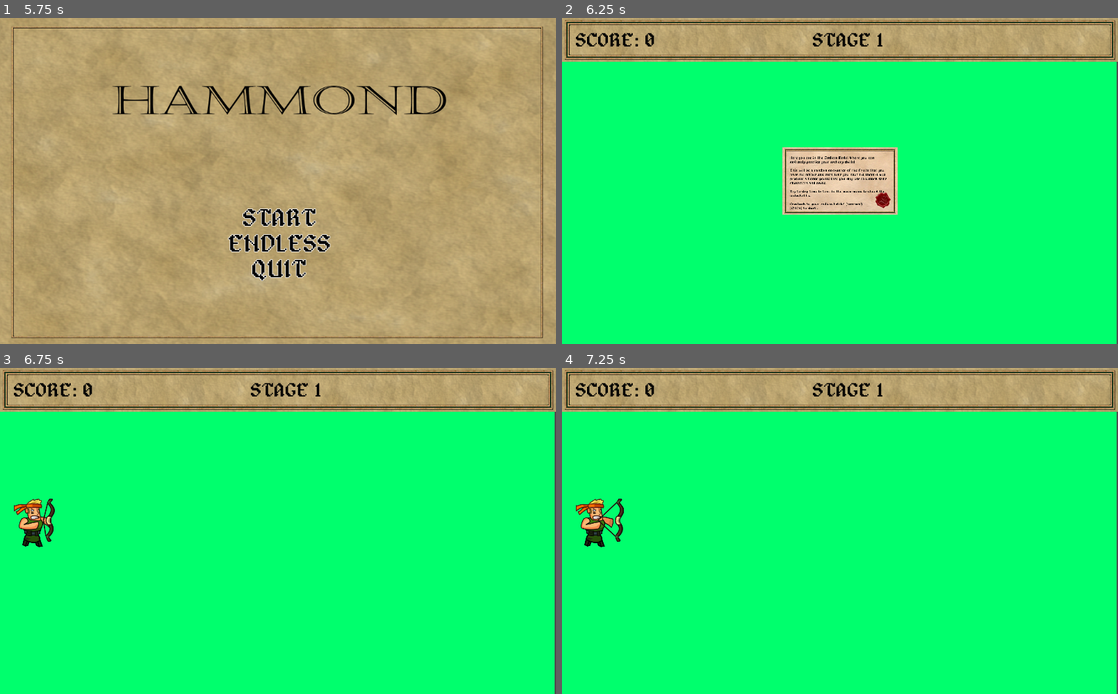
Above: before the commit, frames 1-4 (two rows, left to right).
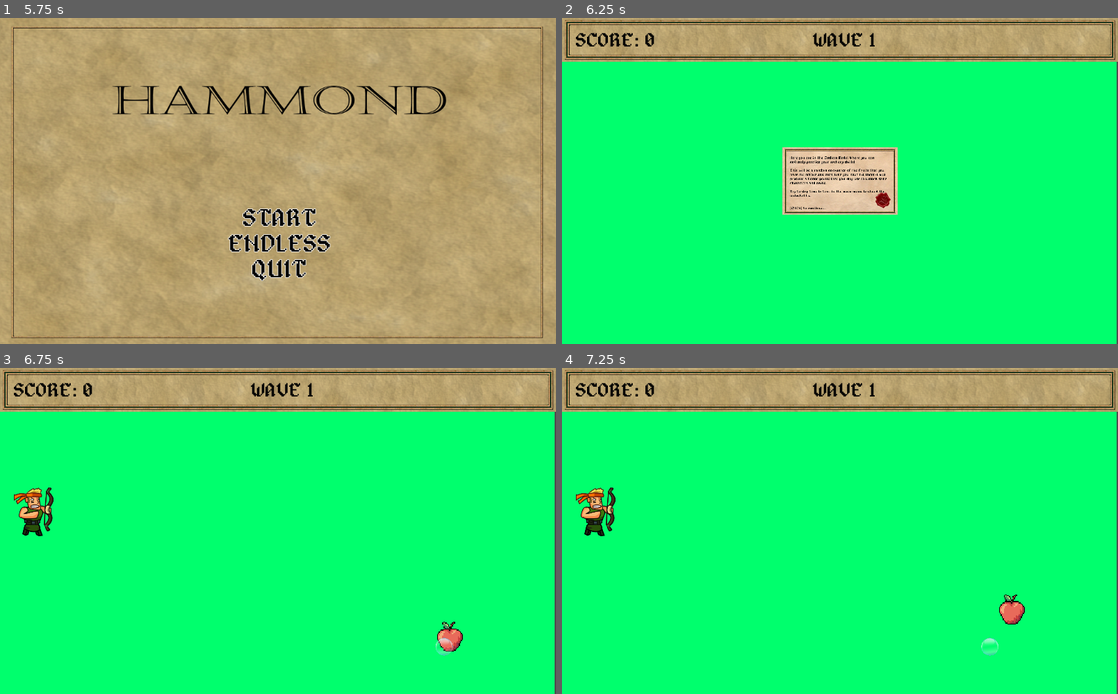
Above: after the commit, the same moments.

Repository: lpancho/ArrowMan
Game: Godot game, scene res://scenes/menu/MainMenu.tscn
Two runs of this game, one before a commit and one after it. Both use one fixed random seed, a clock stepped at 60 frames per second and the inputs below.
Inputs (mouse positions are in pixels of both pictures, inside the frame that each line leads up to):
- Up to frame 1 (5.75 s): tap Enter at 0.5, 2, 3.5 s; move the mouse to (400, 164) at 0.52 s; hold Space (ui_select) 0.53-1.28 s; move the mouse to (166, 197) at 1.27 s; tap Space (ui_select) at 1.35, 1.52, 1.82, 2.85, 3.02, 3.32, 4.35, 4.52, 4.82 s; move the mouse to (333, 109) at 2.02 s; hold Space (ui_select) 2.03-2.78 s; move the mouse to (250, 246) at 2.77 s; move the mouse to (444, 229) at 3.52 s; hold Space (ui_select) 3.53-4.28 s; move the mouse to (111, 132) at 4.27 s; move the mouse to (305, 181) at 5.02 s; hold Space (ui_select) from 5.03 s (still down)
- Up to frame 2 (6.25 s): move the mouse to (756, 99) at 5.77 s; release Space (ui_select) at 5.78 s; tap Space (ui_select) at 5.85, 6.02 s
- Up to frame 3 (6.75 s): tap Space (ui_select) at 6.32 s; move the mouse to (400, 514) at 6.52 s; hold Space (ui_select) from 6.53 s (still down)
- Up to frame 4 (7.25 s): keep holding Space (ui_select)

Frame 1 is identical in both runs. In frame 2, 0.4% of the frame differs, in the area x 41-58%, y 4-59%; in frame 3, 1.5%; in frame 4, 1.6%, in the area x 2-84%, y 4-89%.

Commit message:
Fixed fruit spawining

Diff:
--- a/scenes/menu/MainMenu.tscn
+++ b/scenes/menu/MainMenu.tscn
@@ -43,7 +43,6 @@
 shape = SubResource( 2 )
 
 [node name="Endless" type="Label" parent="VBoxContainer"]
-editor/display_folded = true
 margin_top = 47.0
 margin_right = 188.0
 margin_bottom = 90.0
--- a/scripts/EndlessStage.gd
+++ b/scripts/EndlessStage.gd
@@ -4,13 +4,36 @@
 var playerScene = null
 var player = null
 
+var spawnerScene = null
+var spawners = Array()
+
+var max_spawn = 2
+var spawn_count = 0
+
 # onready variables
-onready var enemy_container = $Enemy_Container
+onready var fruit_container = $Enemy_Container
 var current_scene = "EndlessStage"
+
+# Spawner Position
+enum position_type {top, bottom, right}
+# Fruit list
+var possible_fruits_to_create = 1
+var fruits_scn = [
+	"res://scenes/fruits/Apple.tscn",
+	"res://scenes/fruits/Banana.tscn",
+	"res://scenes/fruits/Cherry.tscn",
+	"res://scenes/fruits/Grapes.tscn",
+	"res://scenes/fruits/Kiwi.tscn",
+	"res://scenes/fruits/Pineapple.tscn",
+	"res://scenes/fruits/Strawberry.tscn",
+	"res://scenes/fruits/Unripe_Grapes.tscn"
+];
 
 # Called when the node enters the scene tree for the first time.
 func _ready():
+	spawnerScene = load("res://scenes/misc/Spawner.tscn")
 	playerScene = load("res://scenes/characters/Hammond.tscn")
+	get_tree().get_root().get_node(current_scene + "/GUI").update_endless_stage()
 	$ChallengePanel.show_endless_mode_message()
 	set_process(false)
 	pass
@@ -22,37 +45,62 @@
 		# checks if there are active arrows in the screen
 		var is_there_an_active_arrow = get_tree().get_nodes_in_group("Arrows").size() == 0
 
-		# GAME OVER
+		# MOVE TO NEXT WAVE
 		# player is playing
-		# player have 0 arrows
+		# player no enemies in the screen
 		# no moving arrows in the screen
-		if player.state == "PLAYING" && globals.get_arrows() == 0 && is_there_an_active_arrow:
-			# remove player
-			player.queue_free()
-			player = null
+		if player.state == "PLAYING" && spawn_count == max_spawn && fruit_container.get_child_count() == 0 && is_there_an_active_arrow:
+			# show game over message
+			globals.set_wave(globals.get_wave() + 1)
+			get_tree().get_root().get_node(current_scene + "/GUI").update_endless_stage()
 
-			# remove enemies
-			for enemy in enemy_container.get_children():
-				enemy.queue_free()
+			var current_wave = globals.get_wave()
+			if current_wave < 10:
+				AddFruitSpawner()
+				# Adjust max spawn every new wave
+				max_spawn = max_spawn + int(max_spawn * 1.5)
+				prints("max_spawn", max_spawn)
+				prints("current_wave", current_wave)
 
-			# show game over message
-			$ChallengePanel.show_game_over_message()
+				# Add new fruit to the list when wave count is divisible by 3
+				if possible_fruits_to_create != fruits_scn.size() && current_wave % 3 == 0:
+					possible_fruits_to_create += 1
 	pass
 
 func _on_ChallengePanel_start_game():
+	AddPlayerToScene()
+	AddFruitSpawner()
+
 	set_process(true)
-	AddPlayerToScene(false)
 	pass
 
 # ADD PLAYER TO THE SCENE
-func AddPlayerToScene(isGoldenArrowActivated):
+func AddPlayerToScene():
 	player = playerScene.instance()
 	player.position = Vector2(player.position.x + 60, player.position.y + 250)
-	player.isGoldenArrowActivated = isGoldenArrowActivated
 	player.enable_process(false)
 	player.state = "PLAYING"
 	player.current_scene = current_scene
 	self.add_child(player)
+	pass
+
+# ADD SPAWNER TO THE SCENE
+func AddFruitSpawner():
+	var spawnerObject = spawnerScene.instance()
+	spawnerObject.connect("create_fruit", self, "on_create_random_fruit")
+	$Spawners.add_child(spawnerObject)
+
+func on_create_random_fruit(spawner_type, spawner_position):
+	randomize()
+	var fruit = load(fruits_scn[randi() % possible_fruits_to_create]).instance()
+	fruit.position = spawner_position
+	fruit.is_endless_mode = true
+	if spawner_type == position_type.right:
+		fruit.is_vertical = false
+	elif spawner_type == position_type.top:
+		fruit.speed = fruit.speed * -1
+	spawn_count += 1
+	fruit_container.add_child(fruit)
 	pass
 
 # TESTING PURPOSES
@@ -69,64 +117,64 @@
 
 	if (selected == 0):
 		enemy_generator.GenerateRandomPositionEnemy(
-		enemy_container, fruitScene, fruitName, 10, 400, 1000, 300, 500, 1, false)
+		fruit_container, fruitScene, fruitName, 10, 400, 1000, 300, 500, 1, false)
 	elif (selected == 1):
 		enemy_generator.GenerateHorizontalPositionEnemy(
-		enemy_container, fruitScene, fruitName, 10, 500, 300, 1, false)
+		fruit_container, fruitScene, fruitName, 10, 500, 300, 1, false)
 		pass
 	elif (selected == 2):
 		enemy_generator.GenerateVerticalPositionEnemy(
-		enemy_container, fruitScene, fruitName, 10, 500, 200, 1, false)
+		fruit_container, fruitScene, fruitName, 10, 500, 200, 1, false)
 		pass
 	elif (selected == 3):
 		enemy_generator.GenerateDiagonalPositionEnemy(
-		enemy_container, fruitScene, fruitName, 10, 300, 150, "\\", 1, false)
+		fruit_container, fruitScene, fruitName, 10, 300, 150, "\\", 1, false)
 		pass
 	elif (selected == 4):
 		enemy_generator.GenerateDiagonalPositionEnemy(
-		enemy_container, fruitScene, fruitName, 10, 900, 150, "/", 1, false)
+		fruit_container, fruitScene, fruitName, 10, 900, 150, "/", 1, false)
 		pass
 	elif (selected == 5):
 		enemy_generator.GenerateRandomPositionEnemy(
-		enemy_container, fruitScene, fruitName, 10, 400, 1000, 300, 500, 1, true)
+		fruit_container, fruitScene, fruitName, 10, 400, 1000, 300, 500, 1, true)
 	elif (selected == 6):
 		enemy_generator.GenerateHorizontalPositionEnemy(
-		enemy_container, fruitScene, fruitName, 10, 500, 300, 1, true)
+		fruit_container, fruitScene, fruitName, 10, 500, 300, 1, true)
 		pass
 	elif (selected == 7):
 		enemy_generator.GenerateVerticalPositionEnemy(
-		enemy_container, fruitScene, fruitName, 10, 500, 200, 1, true)
+		fruit_container, fruitScene, fruitName, 10, 500, 200, 1, true)
 		pass
 	elif (selected == 8):
 		enemy_generator.GenerateDiagonalPositionEnemy(
-		enemy_container, fruitScene, fruitName, 10, 300, 150, "\\", 1, true)
+		fruit_container, fruitScene, fruitName, 10, 300, 150, "\\", 1, true)
 		pass
 	elif (selected == 9):
 		enemy_generator.GenerateDiagonalPositionEnemy(
-		enemy_container, fruitScene, fruitName, 10, 900, 150, "/", 1, true)
+		fruit_container, fruitScene, fruitName, 10, 900, 150, "/", 1, true)
 		pass
 	elif (selected == 10):
 		enemy_generator.GenerateRandomPositionEnemy(
-		enemy_container, fruitScene, fruitName, 10, 400, 1000, 300, 500, -1, false)
+		fruit_container, fruitScene, fruitName, 10, 400, 1000, 300, 500, -1, false)
 	elif (selected == 11):
 		enemy_generator.GenerateHorizontalPositionEnemy(
-		enemy_container, fruitScene, fruitName, 10, 500, 300, -1, false)
+		fruit_container, fruitScene, fruitName, 10, 500, 300, -1, false)
 		pass
 	elif (selected == 12):
 		enemy_generator.GenerateVerticalPositionEnemy(
-		enemy_container, fruitScene, fruitName, 10, 500, 200, -1, false)
+		fruit_container, fruitScene, fruitName, 10, 500, 200, -1, false)
 		pass
 	elif (selected == 13):
 		enemy_generator.GenerateDiagonalPositionEnemy(
-		enemy_container, fruitScene, fruitName, 10, 300, 150, "\\", -1, false)
+		fruit_container, fruitScene, fruitName, 10, 300, 150, "\\", -1, false)
 		pass
 	elif (selected == 14):
 		enemy_generator.GenerateDiagonalPositionEnemy(
-		enemy_container, fruitScene, fruitName, 10, 900, 150, "/", -1, false)
+		fruit_container, fruitScene, fruitName, 10, 900, 150, "/", -1, false)
 		pass
 	elif (selected == 15):
 		enemy_generator.GenerateRandomPositionHorizontalMovementEnemy(
-		enemy_container, fruitScene, fruitName, 10, 1024, 3000, 100, 500, 1, false)
+		fruit_container, fruitScene, fruitName, 10, 1024, 3000, 100, 500, 1, false)
 		pass
 	print(selected)
 	pass # Replace with function body.
--- a/scripts/Spawner.gd
+++ b/scripts/Spawner.gd
@@ -1,8 +1,8 @@
 extends Position2D
 
 # Spawner details
-enum positions {top, bottom, right}
-export var current_position = positions.right
+enum position_type {top, bottom, right}
+var current_position = position_type.right
 
 # random range
 # rand value = 0 to min + offset
@@ -24,43 +24,47 @@
 # Screen view
 var max_view_x = 0
 var max_view_y = 0
+var bound = 100
 
-# List of fruits
-var fruits_scn = [
-	"res://scenes/fruits/Apple.tscn",
-	"res://scenes/fruits/Banana.tscn",
-	"res://scenes/fruits/Cherry.tscn",
-	"res://scenes/fruits/Grapes.tscn",
-	"res://scenes/fruits/Kiwi.tscn",
-	"res://scenes/fruits/Pineapple.tscn",
-	"res://scenes/fruits/Strawberry.tscn",
-	"res://scenes/fruits/Unripe_Grapes.tscn"
-];
+signal create_fruit
 
 func _ready():
+	randomize()
 	max_view_x = get_viewport().size.x
 	max_view_y = get_viewport().size.y
+
+	current_position = randi() % position_type.size()
+	match current_position:
+		0: # TOP
+			position.x = randi() % int(get_viewport().size.x) + bound
+			position.y = randi() % bound
+		1: # BOTTOM
+			position.x = randi() % int(get_viewport().size.x) + bound
+			position.y = randi() % bound + int(get_viewport().size.y)
+		2: # RIGHT
+			position.x = randi() % bound + int(get_viewport().size.x)
+			position.y = randi() % (int(get_viewport().size.y)-bound) + bound
 
 func _process(delta):
 
 	# spawner movements
 	if !is_random_movement:
-		if current_position == positions.right:
-			if position.y + pixel_bounds + movement > max_view_y:
+		if current_position == position_type.right:
+			if position.y + bound + pixel_bounds + movement > max_view_y:
 				direction = -1
-			elif position.y - pixel_bounds - movement < 0:
+			elif position.y - bound - pixel_bounds - movement < 0:
 				direction = 1
 
 			position.y = position.y + (movement * direction)
-		elif current_position == positions.top || current_position == positions.bottom:
-			if position.x + pixel_bounds + movement > max_view_x:
+		elif current_position == position_type.top || current_position == position_type.bottom:
+			if position.x + bound + pixel_bounds + movement > max_view_x:
 				direction = -1
-			elif position.x - pixel_bounds - movement < 0:
+			elif position.x - bound - pixel_bounds - movement < 0:
 				direction = 1
 
 			position.x = position.x + (movement * direction)
 	else:
-		if current_position == positions.right:
+		if current_position == position_type.right:
 			position.y = randi() % int(get_viewport().size.y)
 		else:
 			position.x = randi() % int(get_viewport().size.x) + 200
@@ -68,20 +72,10 @@
 
 	# spawning
 	if current_spawn_time == spawn_time_range.max:
-		create_random_fruit()
-		current_spawn_time = randi()%spawn_time_range.min + spawn_time_range.offset
+		var s_count = get_node("/root/EndlessStage").spawn_count
+		var m_count = get_node("/root/EndlessStage").max_spawn
+		if s_count != m_count:
+			emit_signal("create_fruit", current_position, position)
+			current_spawn_time = randi()%spawn_time_range.min + spawn_time_range.offset
 	else:
 		current_spawn_time += 1
-
-func create_random_fruit():
-	randomize()
-	var fruit = load(fruits_scn[randi() % fruits_scn.size()]).instance()
-	fruit.position = position
-	fruit.is_endless_mode = true
-	if current_position == positions.right:
-		fruit.is_vertical = false
-	elif current_position == positions.top:
-		fruit.speed = fruit.speed * -1
-
-	get_node("/root/EndlessStage").add_child(fruit)
-	pass
--- a/scripts/base/character.gd
+++ b/scripts/base/character.gd
@@ -44,30 +44,37 @@
 				&& $Bow/AnimatedSprite.frame == MAX_PULL_FRAME
 				&& globals.get_arrows() != 0):
 
-			var isDivisibleBy5 = (arrowFiredCounter + 1) % 5 == 0
-			if (isGoldenArrowActivated && isDivisibleBy5):
-				randomize()
-				var arrow = goldenArrowObj.instance()
-				arrow.position = self.bow.global_position
-				self.get_parent().add_child(arrow)
+			if current_scene == "Stage":
+				var isDivisibleBy5 = (arrowFiredCounter + 1) % 5 == 0
+				if (isGoldenArrowActivated && isDivisibleBy5):
+					randomize()
+					var arrow = goldenArrowObj.instance()
+					arrow.position = self.bow.global_position
+					self.get_parent().add_child(arrow)
 
-				for i in range(8):
-					arrow = goldenArrowObj.instance()
-					arrow.position = Vector2(self.bow.global_position.x, rand_range(100, 550))
+					for i in range(8):
+						arrow = goldenArrowObj.instance()
+						arrow.position = Vector2(self.bow.global_position.x, rand_range(100, 550))
+						self.get_parent().add_child(arrow)
+				else:
+					var arrow = arrowObj.instance()
+					arrow.add_to_group("Arrows")
+					arrow.position = self.bow.global_position
 					self.get_parent().add_child(arrow)
-			else:
+
+				arrowFiredCounter += 1
+				if (state != "MENU"):
+					get_tree().get_root().get_node(current_scene + "/GUI").remove_arrow()
+			elif current_scene == "EndlessStage":
 				var arrow = arrowObj.instance()
 				arrow.add_to_group("Arrows")
 				arrow.position = self.bow.global_position
 				self.get_parent().add_child(arrow)
-
-				arrow = arrowObj.instance()
+			elif state == "MENU":
+				var arrow = arrowObj.instance()
+				arrow.add_to_group("Arrows")
 				arrow.position = self.bow.global_position
 				self.get_parent().add_child(arrow)
-
-			arrowFiredCounter += 1
-			if (state != "MENU"):
-				get_tree().get_root().get_node(current_scene + "/GUI").remove_arrow()
 
 			$Bow/AnimatedSprite.animation = "steady"
 		elif !event.is_pressed():
--- a/scripts/globals/constants.gd
+++ b/scripts/globals/constants.gd
@@ -260,5 +260,6 @@
 	]
 
 var endless_mode_message = [
-	"Here you are in the Endless Mode! Where you can endlessly  …(256 unchanged characters)…  main menu to check the unlockables.\n\nGoodluck to your endless battle! (sarcasm)\n[CLICK] to start..."
-	]
+	"Here you are in the Endless Mode! Where you can endlessly  …(256 unchanged characters)…  main menu to check the unlockables.\n\n\n[CLICK] to continue...",
+	"As the level progress, there will be more and more fruits to hit. Also there will be a time that you need to upgrade your arrow or change character in order to get more points.\n\nOne thing to remember is that, you must not collied with any of the fruit in the screen.\n\nGoodluck to your endless battle! (sarcasm)\n\n\n\n[CLICK] to start..."
+	]
